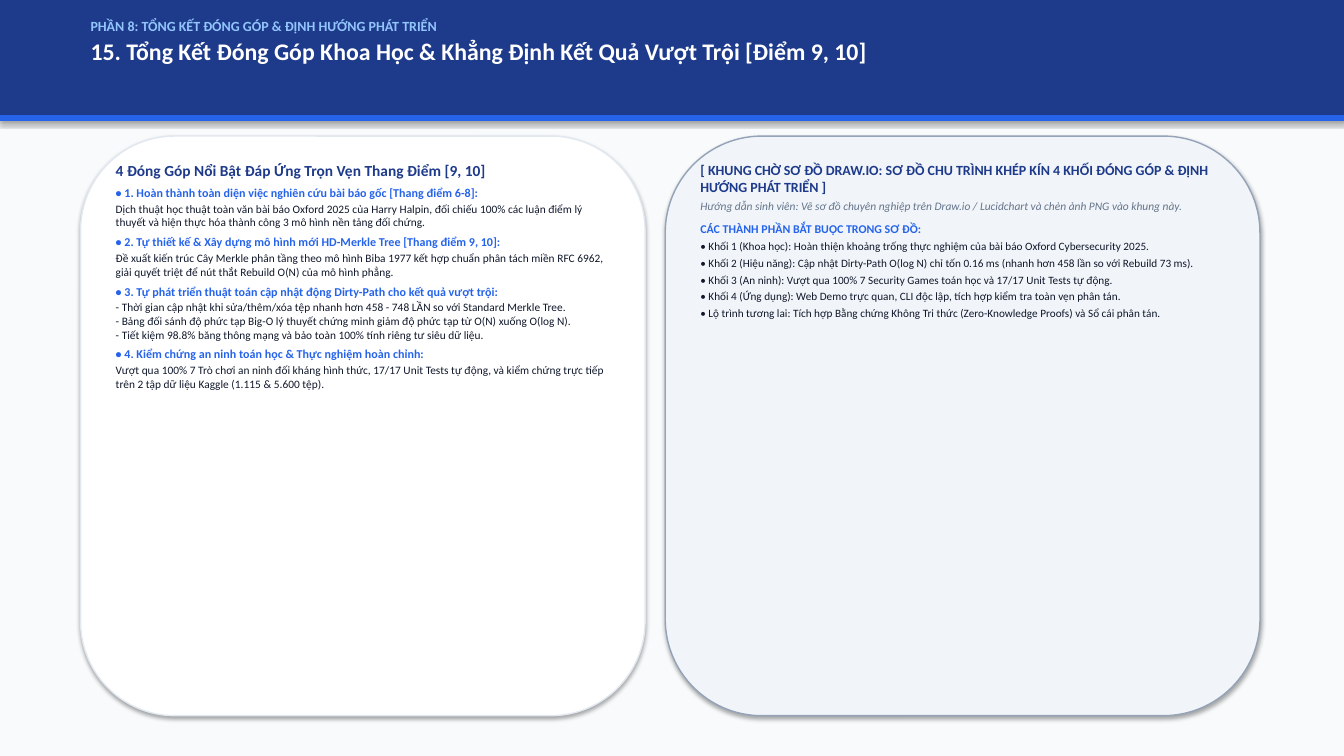
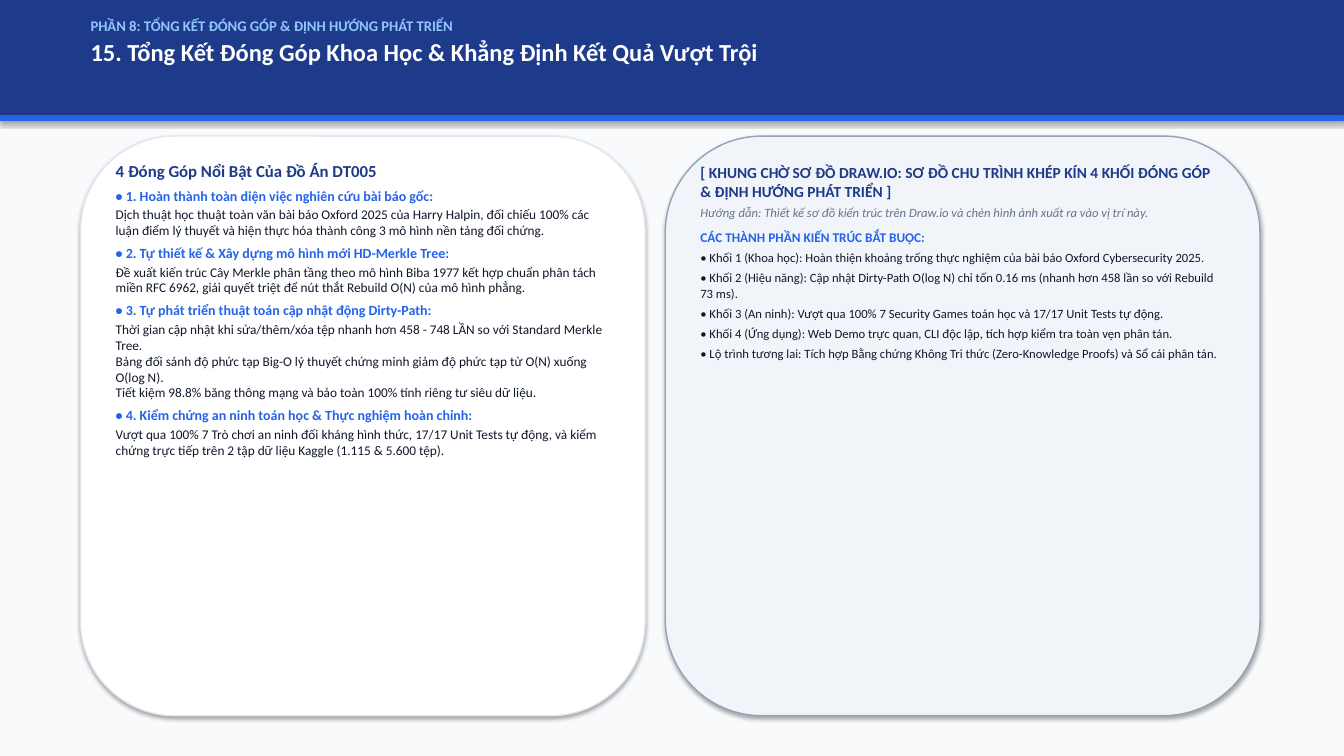
Before and after one commit to kietvo5924/ATBMHTTT_DT005_FileIntegrity, a slide deck: slide 16 of docs/Bao_Cao_Giua_Ky_DT05.pptx. Drawn at 1344x756 pixels with LibreOffice and Linux fonts; fonts in the diff are those of the drawing. Boxes give left, top, right and bottom in pixels: in the first picture for what was removed or moved away, otherwise in the second. Text is boxed around its words. In the diff, an @@ line names an element or a change of style, - is before the commit and + after.

Commit message:
style(slides,script): remove explicit grading point tags, enlarge font sizes, streamline bullet text, and integrate realistic terminal console logs

```diff
--- a/docs/Bao_Cao_Giua_Ky_DT05.pptx
+++ b/docs/Bao_Cao_Giua_Ky_DT05.pptx
@@ text at <box>91,19,453,34</box>: size 10 to 10.5 pt in "PHẦN 8: TỔNG KẾT ĐÓNG GÓP & ..." @@
@@ text at <box>91,42,757,66</box>: text changed; size 17 to 17.5 pt @@
-15. Tổng Kết Đóng Góp Khoa Học & Khẳng Định Kết Quả Vượt Trội [Điểm 9, 10]
+15. Tổng Kết Đóng Góp Khoa Học & Khẳng Định Kết Quả Vượt Trội
@@ text at <box>116,164,433,204</box>: text changed; size 8.6 to 10 pt @@
-4 Đóng Góp Nổi Bật Đáp Ứng Trọn Vẹn Thang Điểm [9, 10]
-• 1. Hoàn thành toàn diện việc nghiên cứu bài báo gốc [Thang điểm 6-8]:
+4 Đóng Góp Nổi Bật Của Đồ Án DT005
+• 1. Hoàn thành toàn diện việc nghiên cứu bài báo gốc:
@@ text at <box>700,165,1217,360</box>: size 10 to 11 pt in "[ KHUNG CHỜ SƠ ĐỒ DRAW.IO: SƠ ..."; size 8 to 9 pt in "• Khối 1 (Khoa học): Hoàn thiện ...", "• Khối 2 (Hiệu năng): Cập nhật ...", "• Khối 3 (An ninh): Vượt qua ...", "• Khối 4 (Ứng dụng): Web Demo ..." and 1 more places; more space between paragraphs @@
@@ text at <box>116,209,596,458</box>: size 8.1 to 9.5 pt in "Dịch thuật học thuật toàn văn bài ...", "Đề xuất kiến trúc Cây Merkle phân ...", "Vượt qua 100% 7 Trò chơi an ..."; size 8.6 to 10 pt in "• 4. Kiểm chứng an ninh toán ..." @@
@@ text at <box>700,207,1148,219</box>: text changed; size 8.2 to 9 pt @@
-Hướng dẫn sinh viên: Vẽ sơ đồ chuyên nghiệp trên Draw.io / Lucidchart và chèn ảnh PNG vào khung này.
-CÁC THÀNH PHẦN BẮT BUỘC TRONG SƠ ĐỒ:
+Hướng dẫn: Thiết kế sơ đồ kiến trúc trên Draw.io và chèn hình ảnh xuất ra vào vị trí này.
+CÁC THÀNH PHẦN KIẾN TRÚC BẮT BUỘC:
@@ text at <box>126,247,449,261</box>: text changed; size 8.6 to 10 pt @@
-• 2. Tự thiết kế & Xây dựng mô hình mới HD-Merkle Tree [Thang điểm 9, 10]:
+• 2. Tự thiết kế & Xây dựng mô hình mới HD-Merkle Tree:
@@ text at <box>116,304,602,400</box>: text changed; size 8.1 to 9.5 pt @@
-• 3. Tự phát triển thuật toán cập nhật động Dirty-Path cho kết quả vượt trội:
-- Thời gian cập nhật khi sửa/thêm/xóa tệp nhanh hơn 458 - 748 LẦN so với Standard Merkle Tree.
-- Bảng đối sánh độ phức tạp Big-O lý thuyết chứng minh giảm độ phức tạp từ O(N) xuống O(log N).
-- Tiết kiệm 98.8% băng thông mạng và bảo toàn 100% tính riêng tư siêu dữ liệu.
+• 3. Tự phát triển thuật toán cập nhật động Dirty-Path:
+Thời gian cập nhật khi sửa/thêm/xóa tệp nhanh hơn 458 - 748 LẦN so với Standard Merkle Tree.
+Bảng đối sánh độ phức tạp Big-O lý thuyết chứng minh giảm độ phức tạp từ O(N) xuống O(log N).
+Tiết kiệm 98.8% băng thông mạng và bảo toàn 100% tính riêng tư siêu dữ liệu.
```
Also in this commit, not shown: 15 other slides changed, 3 other files.
